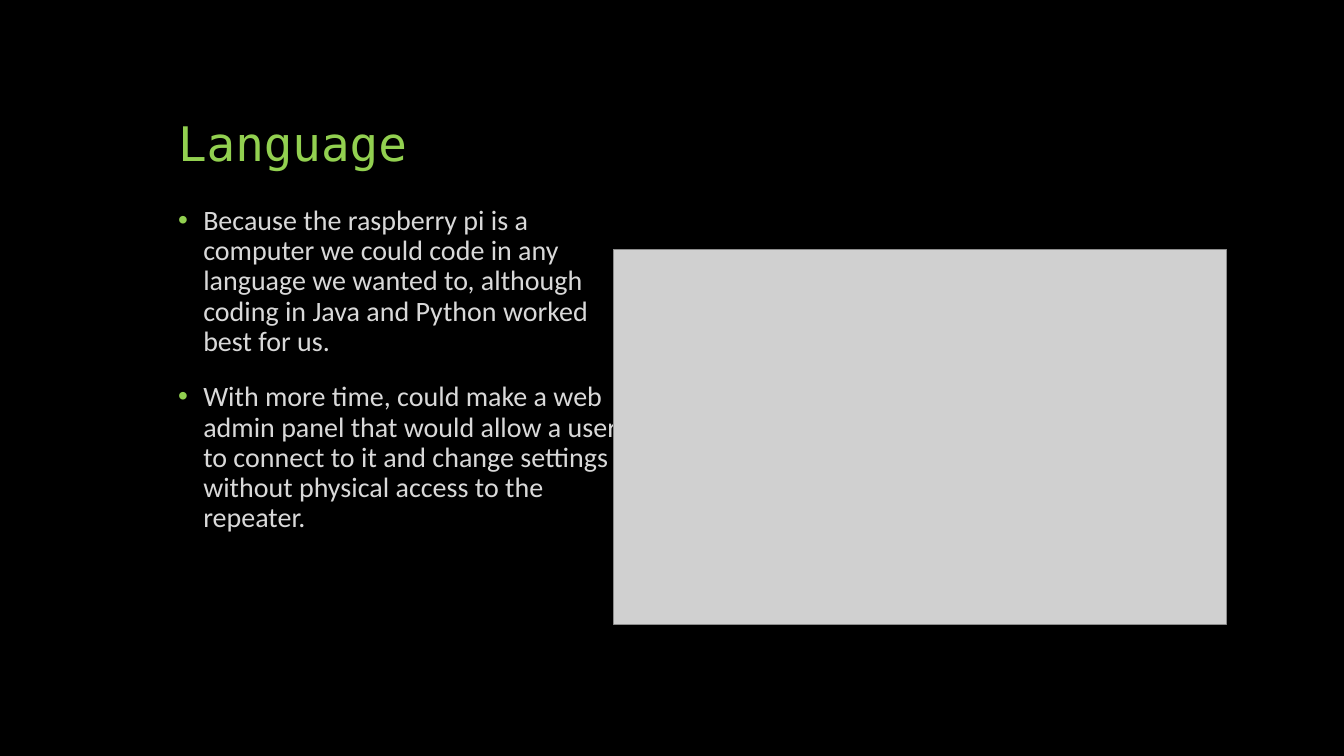
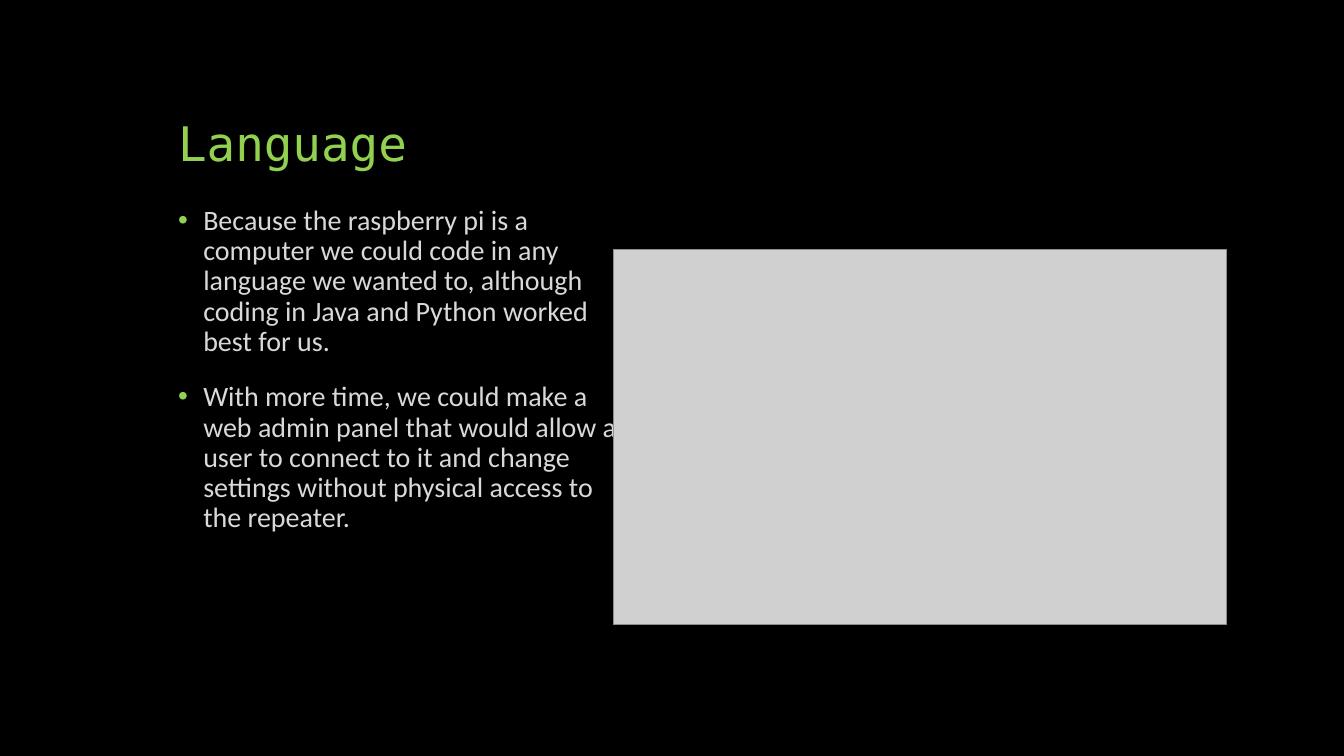
Before and after one commit to davidboschwitz/all-star, a slide deck: slide 4 of resources/Raspberry Pi Repeater Project Presentation.pptx. Drawn at 1344x756 pixels with LibreOffice and Linux fonts; fonts in the diff are those of the drawing; grey boxes stand for pictures. Boxes give left, top, right and bottom in pixels: in the first picture for what was removed or moved away, otherwise in the second. Text is boxed around its words. In the diff, an @@ line names an element or a change of style, - is before the commit and + after.

Commit message:
Further corrections

```diff
--- a/resources/Raspberry Pi Repeater Project Presentation.pptx
+++ b/resources/Raspberry Pi Repeater Project Presentation.pptx
@@ text at [203,386,616,532]: text changed @@
-• With more time, could make a web admin panel that would allow a user to connect to it and change settings without physical access to the repeater.
+• With more time, we could make a web admin panel that would allow a user to connect to it and change settings without physical access to the repeater.
```
